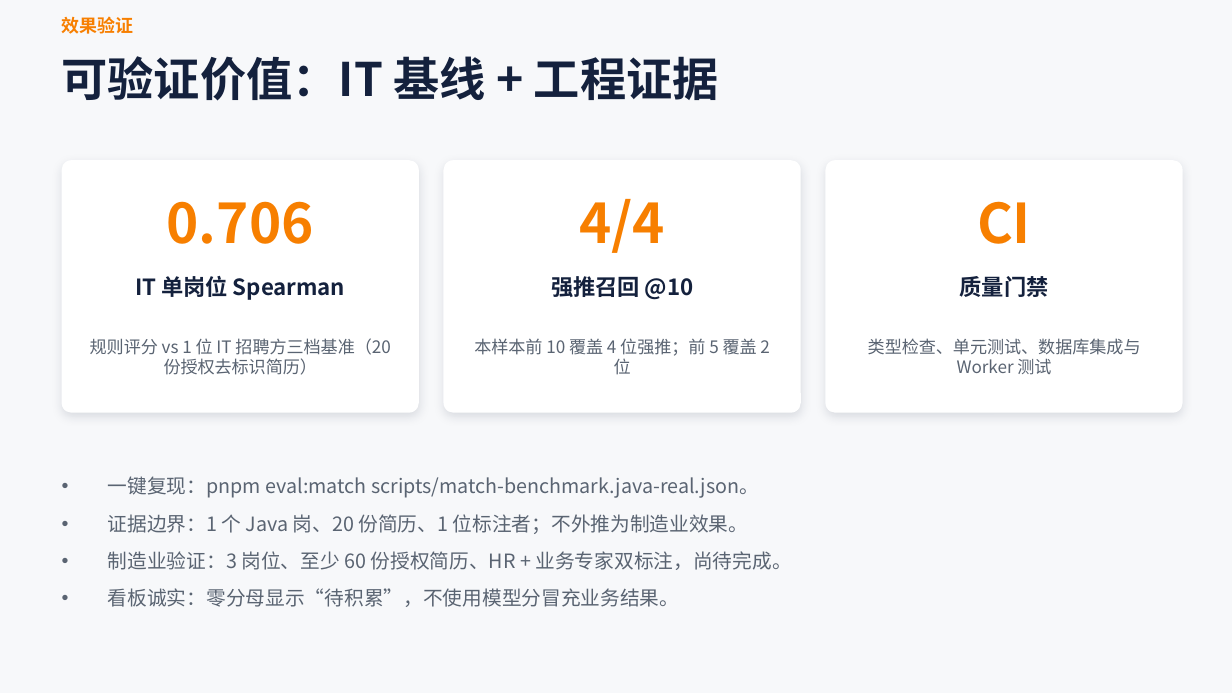
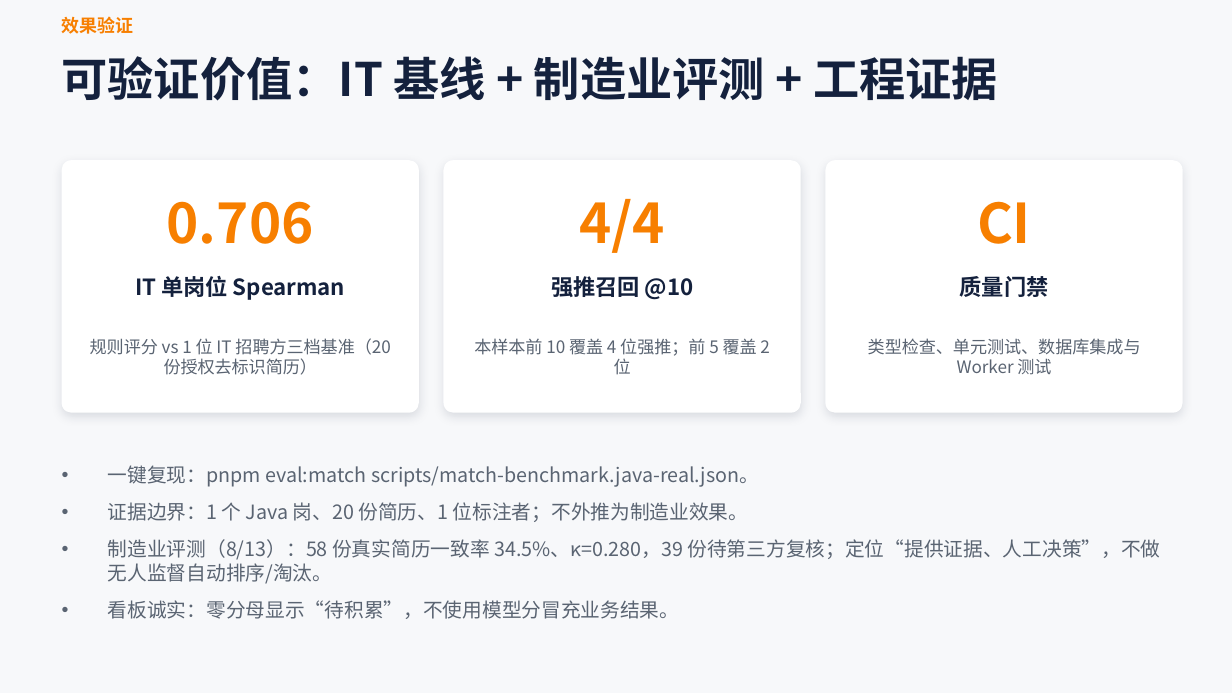
Before and after one commit to xyljobs/recruit-agent, a slide deck: slide 9 of docs/GOAI无界应用_方案PPT.pptx. Drawn at 1232x693 pixels with LibreOffice and Linux fonts; fonts in the diff are those of the drawing. Boxes give left, top, right and bottom in pixels: in the first picture for what was removed or moved away, otherwise in the second. Text is boxed around its words. In the diff, an @@ line names an element or a change of style, - is before the commit and + after.

```diff
--- a/docs/GOAI无界应用_方案PPT.pptx
+++ b/docs/GOAI无界应用_方案PPT.pptx
@@ text at (x1=62, y1=56, x2=998, y2=101): text changed @@
-可验证价值：IT 基线 + 工程证据
+可验证价值：IT 基线 + 制造业评测 + 工程证据
@@ text at (x1=108, y1=539, x2=1161, y2=584): text changed @@
-• 制造业验证：3 岗位、至少 60 份授权简历、HR + 业务专家双标注，尚待完成。
+• 制造业评测（8/13）：58 份真实简历一致率 34.5%、κ=0.280，39 份待第三方复核；定位“提供证据、人工决策”，不做无人监督自动排序/淘汰。
```
Also in this commit, not shown: 3 other slides changed, 18 other files.
